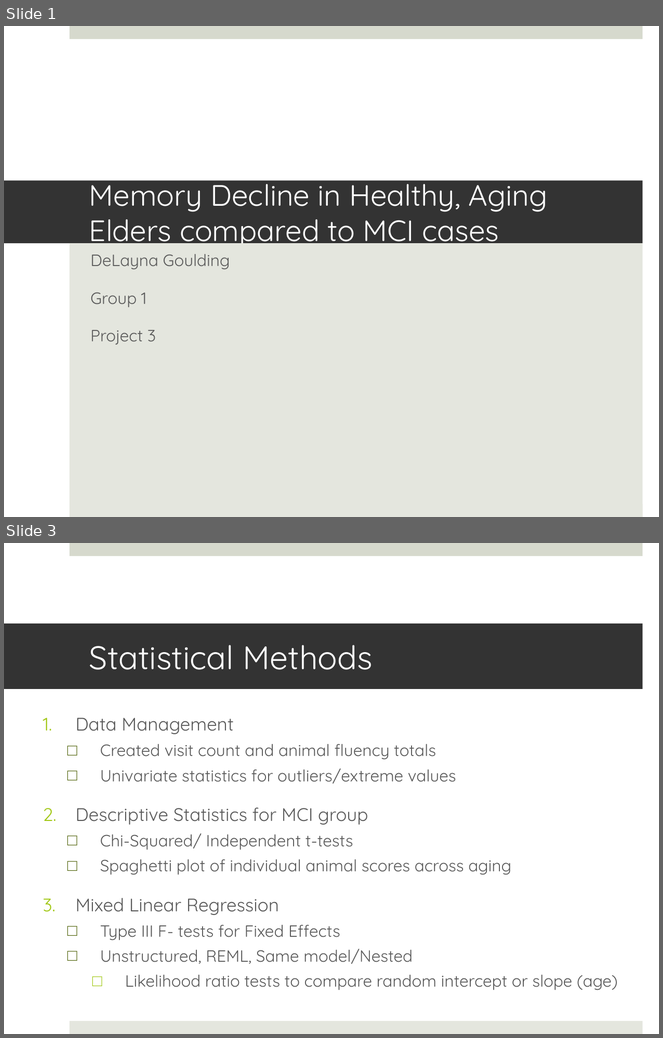
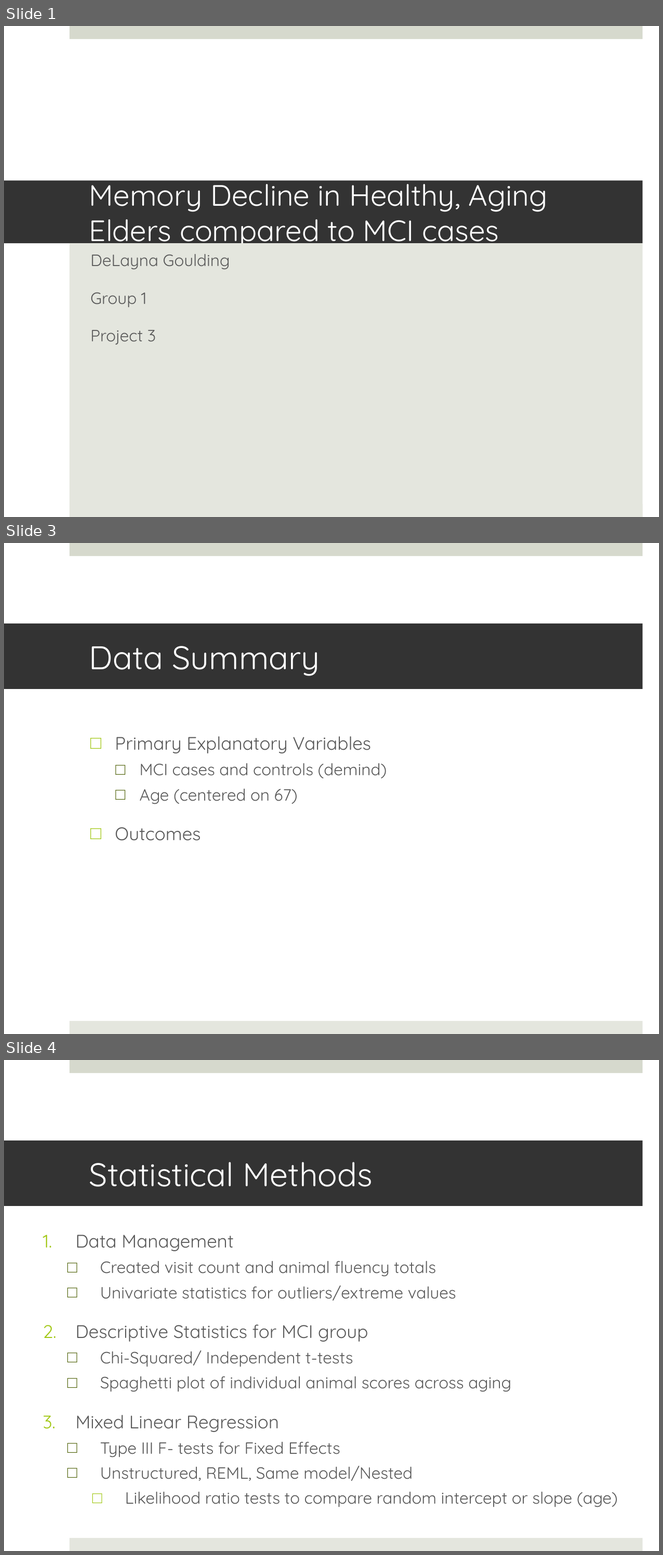
Before and after one commit to Delgoulding/Biostat-Projects, a slide deck: Project3/Reports/Project 3 Presentation.pptx. Shown one above the other, each under a label of ours: slides 1 and 3 before the commit, slides 1, 3 and 4 after it; the slides between them are not shown. The pictures are 663x1038 and 663x1555 pixels, drawn with LibreOffice and Linux fonts; fonts in the diff are those of the drawing. Boxes give left, top, right and bottom in pixels: in the first picture for what was removed or moved away, otherwise in the second. Text is boxed around its words. In the diff, an @@ line names an element or a change of style, - is before the commit and + after.

```diff
--- a/Project3/Reports/Project 3 Presentation.pptx
+++ b/Project3/Reports/Project 3 Presentation.pptx
@@ slide 3 added at box(4, 543, 659, 1034), background #FFFFFF; not listed: 2 template elements that a slide beside it also shows @@
@@ title added at box(4, 624, 643, 689), fill #333333, 36 pt, text #FFFFFF @@
+Data Summary
@@ text added at box(115, 736, 387, 841), 18 pt, text #595959 @@
+□ Primary Explanatory Variables
+  □ MCI cases and controls (demind)
+  □ Age (centered on 67)
+□ Outcomes
@@ what was slide 3 is now slide 4 @@
```
Also in this commit, not shown: 2 slides changed, 1 other slide added, 1 slide removed, 6 other files.
